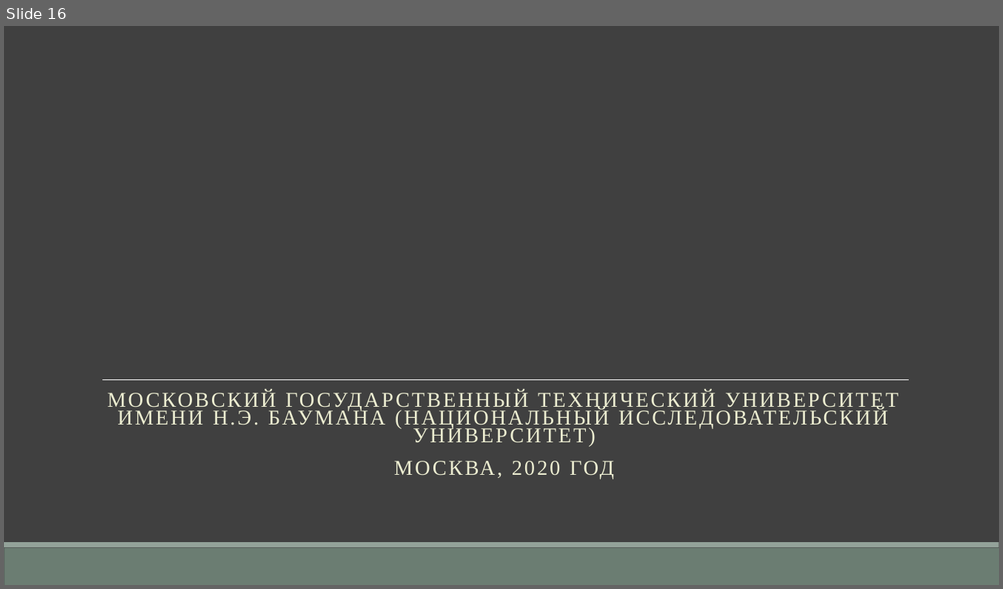
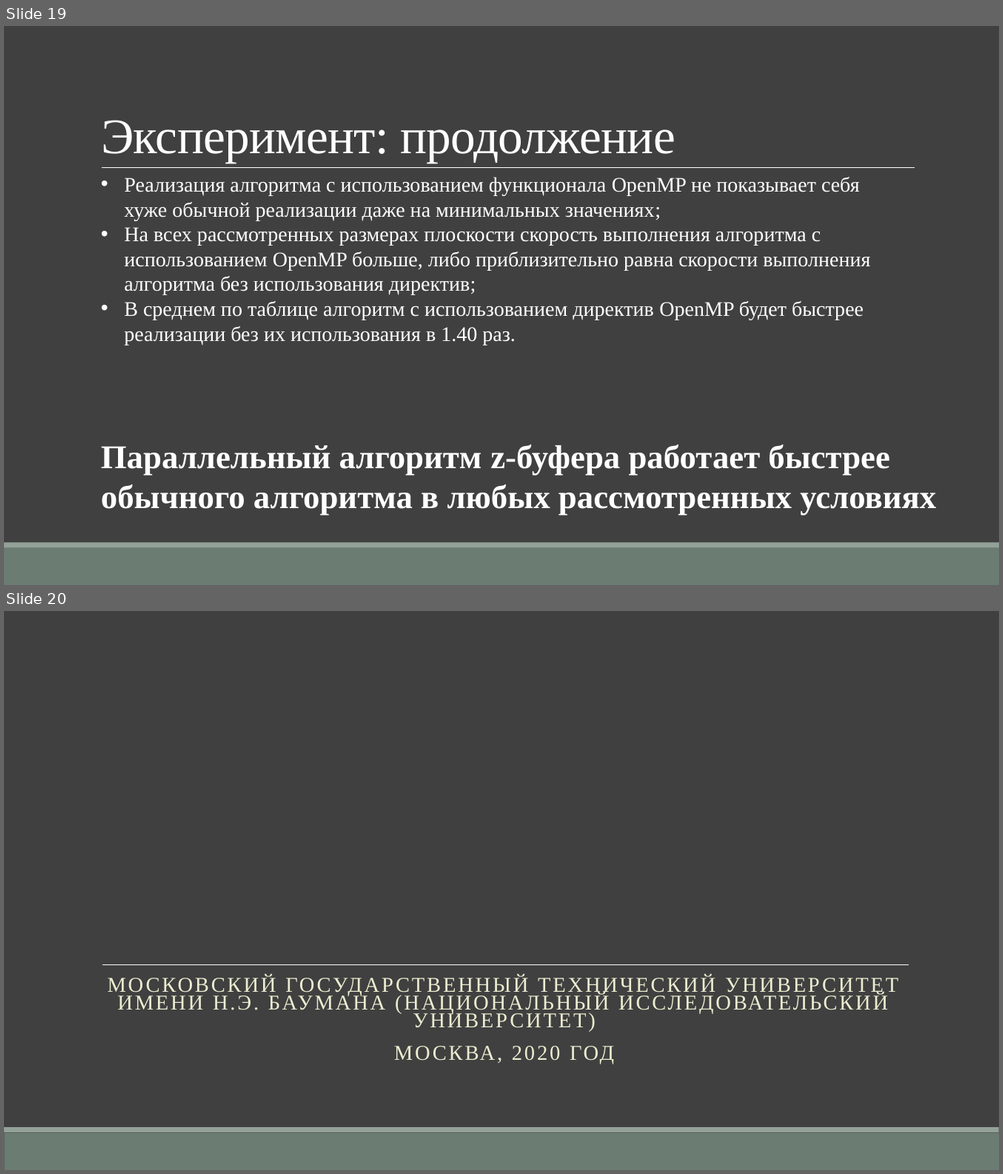
Before and after one commit to TheSawIsTheLaw/ComputerGraphicsCoursework, a slide deck: Presentation/CurseWorkYakuba.pptx. Shown one above the other, each under a label of ours: slide 16 before the commit, slides 19 and 20 after it. The pictures are 1003x589 and 1003x1174 pixels, drawn with LibreOffice and Linux fonts; fonts in the diff are those of the drawing. Boxes give left, top, right and bottom in pixels: in the first picture for what was removed or moved away, otherwise in the second. Text is boxed around its words. In the diff, an @@ line names an element or a change of style, - is before the commit and + after.

```diff
--- a/Presentation/CurseWorkYakuba.pptx
+++ b/Presentation/CurseWorkYakuba.pptx
@@ slide 19 added at (4,26,999,585), background #404040; not listed: 2 template elements that a slide beside it also shows @@
@@ title added at (101,120,674,163), 48 pt, text #FFFFFF @@
+Эксперимент: продолжение
@@ line added from (102, 168) to (915, 168), #FFFFFF 0.5 pt @@
@@ text added at (124,177,870,345), 20 pt, text #FFFFFF @@
+• Реализация алгоритма с использованием функционала OpenMP не показывает себя хуже обычной реализации даже на минимальных значениях;
+• На всех рассмотренных размерах плоскости скорость выполнения алгоритма с использованием OpenMP больше, либо приблизительно равна скорости выполнения алгоритма без использования директив;
+• В среднем по таблице алгоритм с использованием директив OpenMP будет быстрее реализации без их использования в 1.40 раз.
@@ text added at (101,445,936,515), 32 pt, text #FFFFFF, bold @@
+Параллельный алгоритм z-буфера работает быстрее обычного алгоритма в любых рассмотренных условиях
@@ what was slide 16 is now slide 20 @@
```
Also in this commit, not shown: 12 slides changed, 5 other slides added, 2 slides removed, 1 other file.
